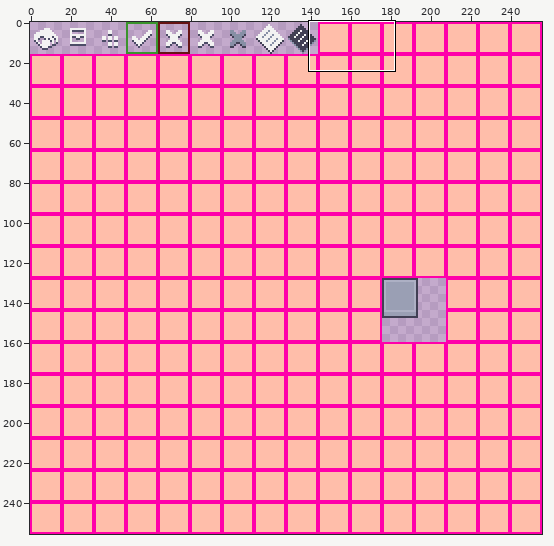
One commit to this sprite sheet: src/main/resources/assets/advanced_ae/textures/guis/states.png. The picture above shows the old version from afar; the outline marks the close-up.
Close-up. As it was:
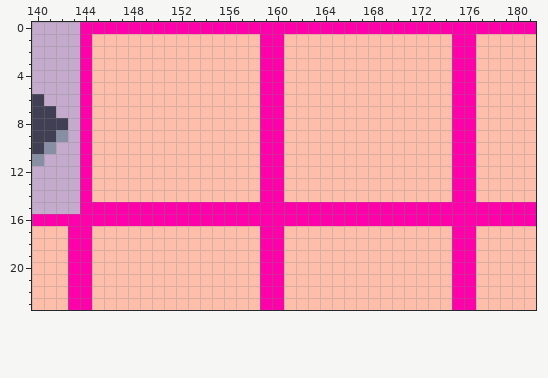
The file is 256x256 pixels. Shown: x 140..181, y 0..23.
Now the later version:
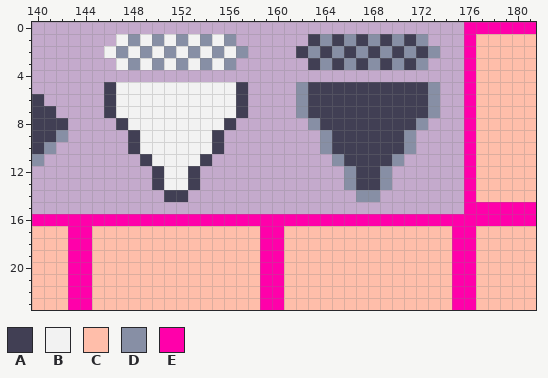
Palette (. is transparent): A #413f54  B #f2f2f2  C #ffbeaa  D #878fa5  E #ff00aa
Edits made:
Changed rows in their new state; - is an unchanged pixel.
first column x 144:
 0 ................................
 1 ...BDBDBDBDBD......ADADADADAD...
 2 ..BDBDBDBDBDBD....ADADADADADAD..
 3 ...BDBDBDBDBD......ADADADADAD...
 4 ................................
 5 ..ABBBBBBBBBBA....DAAAAAAAAAAD..
 6 ..ABBBBBBBBBBA....DAAAAAAAAAAD..
 7 ..ABBBBBBBBBBA....DAAAAAAAAAAD..
 8 ...ABBBBBBBBA......DAAAAAAAAD...
 9 ....ABBBBBBA........DAAAAAAD....
10 ....ABBBBBBA........DAAAAAAD....
11 .....ABBBBA..........DAAAAD.....
12 ......ABBA............DAAD......
13 ......ABBA............DAAD......
14 .......AA..............DD.......
15 ................................
